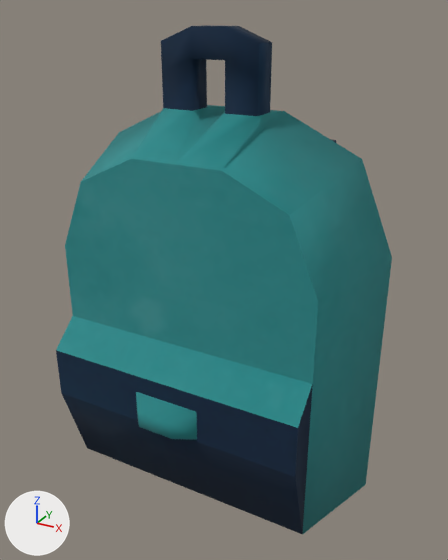
Renders of the FBX model Assets/Art/Models/Schoolbag_01.fbx from each side of a commit.
Both versions are drawn from a 50 mm camera at (0.558, -0.963, 0.919) aimed at (0.021, 0.013, 0.432). The axes (+X, +Y, +Z) are drawn at lower left. The lights are the same throughout. Where no turn or scale is listed for an object, it has been applied to the vertices.

The scene before the commit, as lines of its bpy script (objects in view):
```python
me_cube_024 = bpy.data.meshes.new('Cube.024')
me_cube_024.from_pydata(...)  # 126 vertices, 111 faces; spans x -0.326..0.326, y -0.208..0.227, z 0.006..0.891
me_cube_024.materials.append(mat_palette_jam_bc)  # picture img_palette_jam_bc_png
# before: 27 (0.088, -0.116, 0.683) at pixel (222, 170), 30 (-0.088, -0.116, 0.683) at pixel (131, 158), 32 (0.0, -0.116, 0.683) at pixel (174, 164)
ob_schoolbag_01 = bpy.data.objects.new('Schoolbag_01', me_cube_024)
ob_schoolbag_01.location = (0.0, 0.0, 0.0)
```
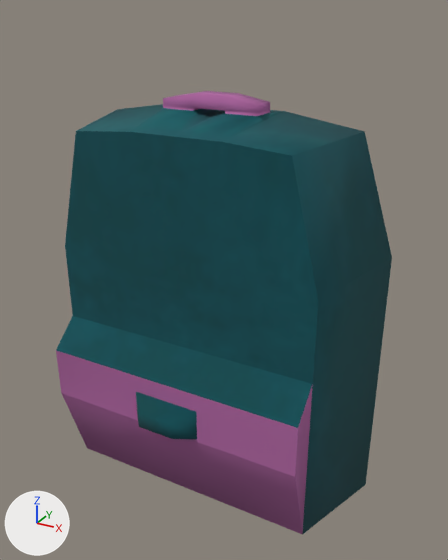
The change, as a list of edits to the scene's bpy script:
```text
Change me_cube_024:
    used by ob_schoolbag_01; location = (0.0, 0.0, 0.0)
    remove me_cube_024.from_pydata(...)  # 126 vertices, 111 faces; spans x -0.326..0.326, y -0.208..0.227, z 0.006..0.891
    add me_cube_024.from_pydata(...)  # 126 vertices, 111 faces; spans x -0.326..0.326, y -0.208..0.227, z 0.006..0.781
    me_cube_024 part 1: all 4 vertices in x -0.032..0.032, y -0.004..0.045, z 0.891 are moved by (0.0, 0.0, -0.11)
    me_cube_024 part 2: all 4 vertices in x -0.095..0.095, y -0.004..0.045, z 0.866 are moved by (0.0, 0.0, -0.096)
    me_cube_024 part 3: all 4 vertices in x -0.032..0.032, y -0.004..0.045, z 0.839 are moved by (0.0, 0.0, -0.082)
    me_cube_024 part 4: all 4 vertices in x -0.095..0.095, y -0.004..0.045, z 0.815 are moved by (0.0, 0.0, -0.055)
    me_cube_024 part 5
    add for i in [27, 30, 32]: me_cube_024.vertices[i].co += Vector((0.0, 0.0, 0.045))
    me_cube_024.vertices[10].co: (-0.206, -0.116, 0.628) -> (-0.206, -0.116, 0.72)  # pixel (80, 181) -> pixel (75, 131)
    me_cube_024.vertices[13].co: (-0.257, 0.07, 0.684) -> (-0.257, 0.07, 0.73)  # pixel (119, 132) -> pixel (117, 109)
    me_cube_024.vertices[16].co: (0.206, -0.116, 0.628) -> (0.206, -0.116, 0.72)  # pixel (289, 215) -> pixel (292, 155)
    me_cube_024.vertices[19].co: (0.257, 0.07, 0.684) -> (0.257, 0.07, 0.73)  # pixel (362, 159) -> pixel (364, 131)
    me_cube_024 part 6: texture (UV) coordinates of 111 of 111 faces, centred in x -0.294..0.294, y -0.208..0.216, z 0.007..0.891, changed; they spanned u 0.26..0.47, v 0.52..0.98 and now span u 0.4..0.97, v 0.21..0.97
```

Location of each change, [x1, y1, x2, y2] in pixels of the pictures (448 x 560 px; the box of a moved part takes in the faces that stretch with it):
'Schoolbag_01', reshaped, surface changed (13% shorter)
    before: [56, 25, 392, 535]
    after: [56, 91, 392, 535]
part 1 of me_cube_024, moved or reshaped
    before: [205, 25, 229, 27]
    after: [195, 91, 237, 96]
part 2 of me_cube_024, moved or reshaped
    before: [227, 26, 271, 44]
    after: [167, 91, 269, 106]
part 3 of me_cube_024, moved or reshaped
    before: [191, 26, 225, 111]
    after: [192, 94, 225, 111]
part 4 of me_cube_024, moved or reshaped
    before: [161, 26, 272, 116]
    after: [163, 94, 270, 116]
part 5 of me_cube_024, moved or reshaped
    before: [65, 107, 392, 384]
    after: [65, 104, 392, 384]
part 6 of me_cube_024, surface changed
    before: [56, 105, 392, 535]
    after: [56, 110, 392, 535]
